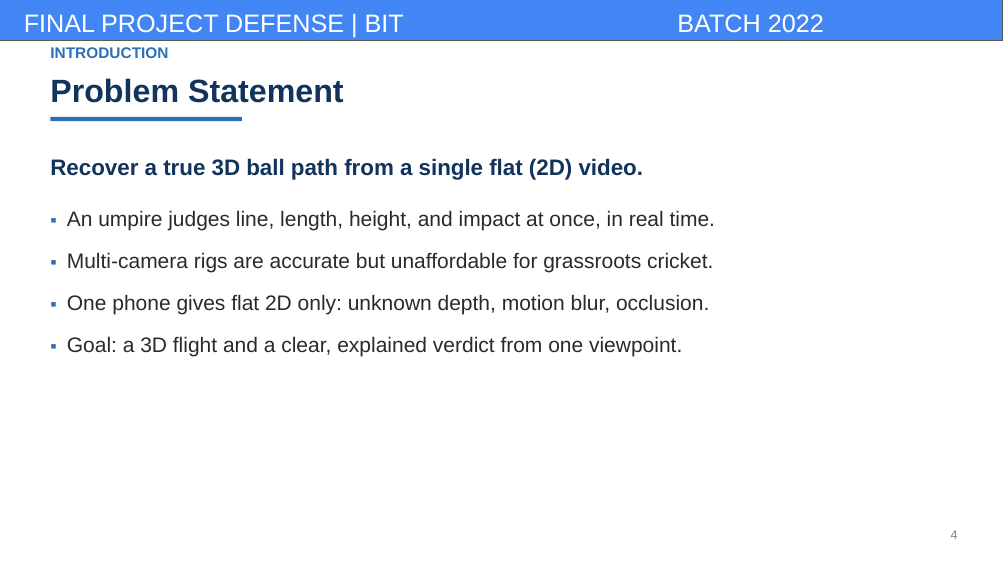
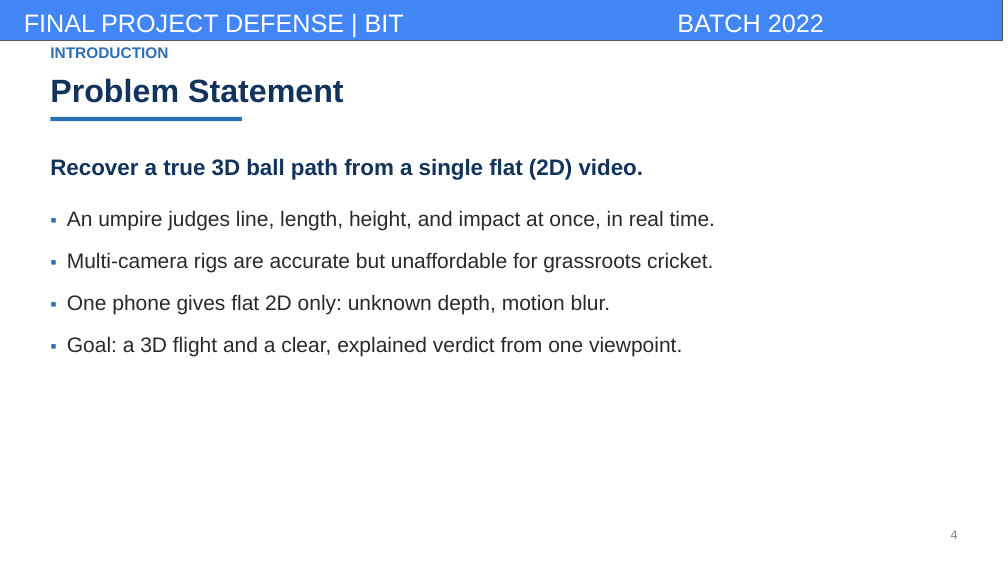
Before and after one commit to kafle1/pocket-drs, a slide deck: slide 4 of dump/report_docs/pocketdrs_presentation.pptx. Drawn at 1008x567 pixels with LibreOffice and Linux fonts; fonts in the diff are those of the drawing; background and template pictures are left out. Boxes give left, top, right and bottom in pixels: in the first picture for what was removed or moved away, otherwise in the second. Text is boxed around its words. In the diff, an @@ line names an element or a change of style, - is before the commit and + after.

```diff
--- a/dump/report_docs/pocketdrs_presentation.pptx
+++ b/dump/report_docs/pocketdrs_presentation.pptx
@@ text at [67,294,611,314]: text changed @@
-▪ One phone gives flat 2D only: unknown depth, motion blur, occlusion.
+▪ One phone gives flat 2D only: unknown depth, motion blur.
```
Also in this commit, not shown: 1 other slide changed, 22 other files.
